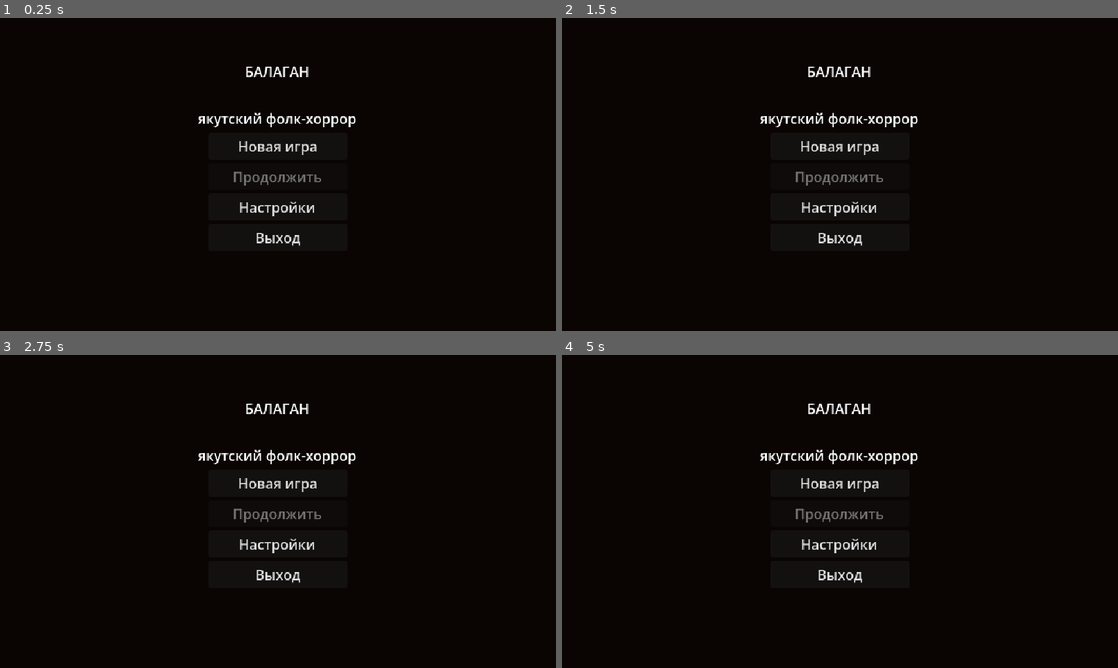
Above: before the commit, frames 1-4 (two rows, left to right).
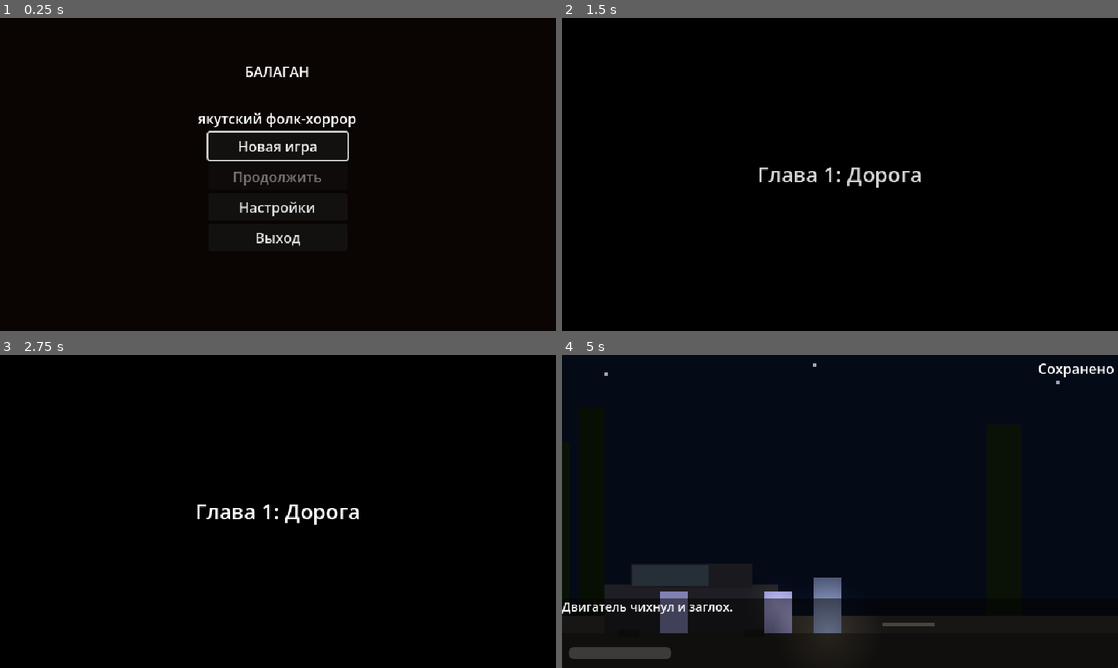
Above: after the commit, the same moments.

Repository: PNVDEVOPS/balagan_game
Game: Godot game, scene res://scenes/ui/main_menu.tscn
Same seed, same stepped clock (60 frames per second), same inputs: the game is played once before the commit and once after it.
Inputs (mouse positions are in pixels of both pictures, inside the frame that each line leads up to):
- Up to frame 1 (0.25 s): no input
- Up to frame 2 (1.5 s): click "Новая игра" at 0.5 s; click (840, 146) at 1.25 s, where only the run before the commit has a clickable "Новая игра"
- Up to frame 3 (2.75 s): click (278, 542) at 2 s, where only the run before the commit has a clickable "Настройки"
- Up to frame 4 (5 s): tap Enter at 2.75 s; hold Space (advance_dialogue) 2.78-3.53 s; hold D (move_right) 2.78-4.28 s; tap Q (hide) at 3.6 s; hold A (move_left) from 4.28 s (still down); hold E (interact) from 4.28 s (still down)

The runs differ from the first frame. In frame 1, 0.3% of the frame differs, in the area x 37-63%, y 36-46%; in frame 2, 2.0%; in frame 3, 2.0%; in frame 4, 8.6%, in the area x 0-100%, y 2-98%.
Error after the commit: Invalid call. Nonexistent function 'is_action_just_pressed' in base 'InputEventKey'. (res://scripts/ui/hud.gd:29)

Commit message:
fix: menu clicks and input blocked by invisible ChapterManager overlay
ChapterManager creates a full-screen ColorRect at CanvasLayer 100.
Default mouse_filter=STOP means it consumed all mouse events even at
modulate.a=0, making every button in every scene unclickable.

Fix: set mouse_filter=MOUSE_FILTER_IGNORE on both _fade_rect and
_title_label so they never intercept input.

Also add grab_focus() on NewGameBtn so keyboard Enter works immediately.

Co-Authored-By: Claude Opus 4.6 <noreply@anthropic.com>

Diff:
--- a/scripts/autoload/chapter_manager.gd
+++ b/scripts/autoload/chapter_manager.gd
@@ -19,6 +19,7 @@
 	_fade_rect.set_anchors_preset(Control.PRESET_FULL_RECT)
 	_fade_rect.color = Color.BLACK
 	_fade_rect.modulate.a = 0.0
+	_fade_rect.mouse_filter = Control.MOUSE_FILTER_IGNORE
 	_fade_layer.add_child(_fade_rect)
 
 	_title_label = Label.new()
@@ -27,6 +28,7 @@
 	_title_label.grow_vertical = Control.GROW_DIRECTION_BOTH
 	_title_label.horizontal_alignment = HORIZONTAL_ALIGNMENT_CENTER
 	_title_label.modulate.a = 0.0
+	_title_label.mouse_filter = Control.MOUSE_FILTER_IGNORE
 	_title_label.add_theme_font_size_override("font_size", 24)
 	_fade_layer.add_child(_title_label)
 
--- a/scripts/ui/main_menu.gd
+++ b/scripts/ui/main_menu.gd
@@ -6,6 +6,7 @@
 	$Buttons/ContinueBtn.pressed.connect(_on_continue_pressed)
 	$Buttons/SettingsBtn.pressed.connect(_on_settings_pressed)
 	$Buttons/QuitBtn.pressed.connect(_on_quit_pressed)
+	$Buttons/NewGameBtn.grab_focus()
 
 func _on_new_game_pressed() -> void:
 	_disable_buttons()
